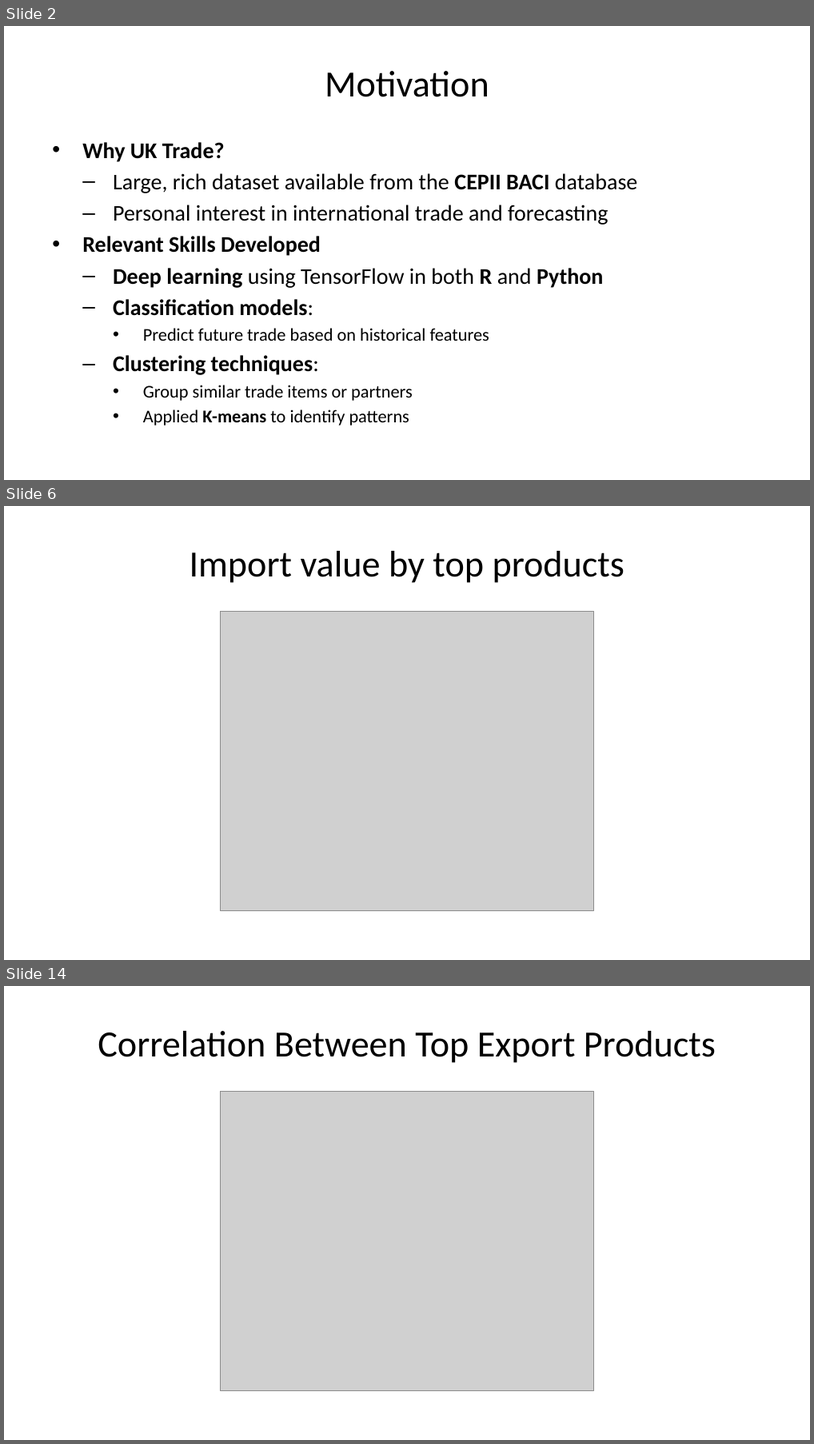
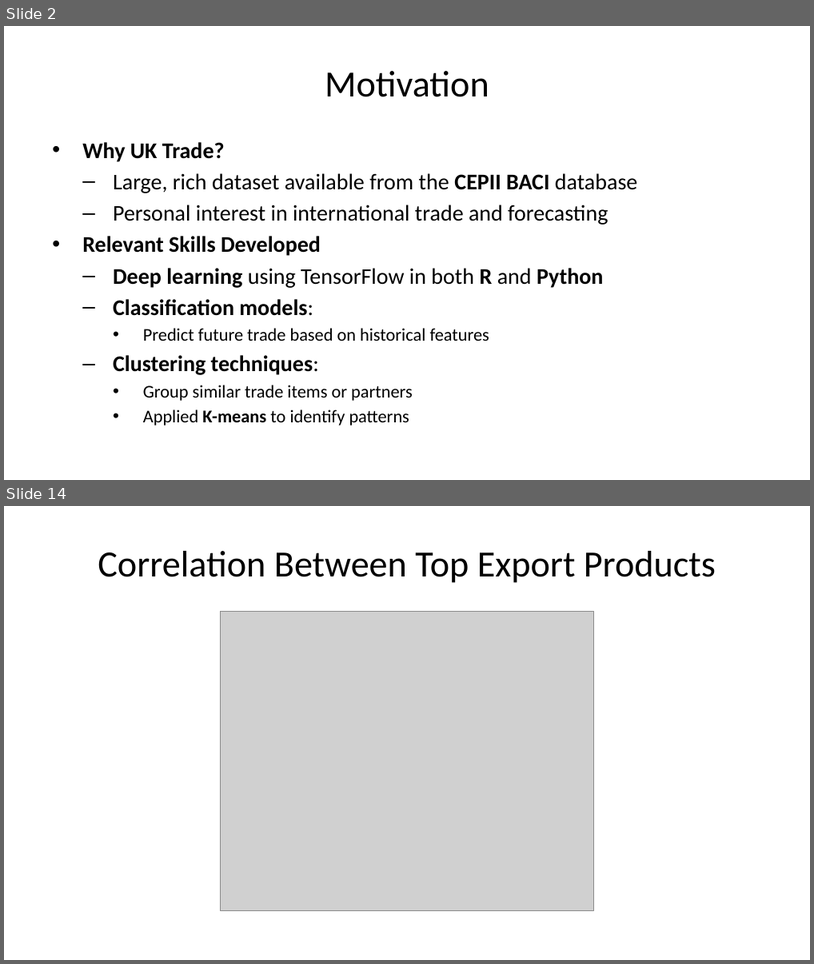
Before and after one commit to maxaus2002/ASSESSMENT-2-for-MAST7220, a slide deck: Presentation Report/Powerpoint.pptx. Shown one above the other, each under a label of ours: slides 2, 6 and 14 before the commit, slides 2 and 14 after it; the slides between them are not shown. The pictures are 814x1444 and 814x964 pixels, drawn with LibreOffice and Linux fonts; fonts in the diff are those of the drawing; grey boxes stand for pictures. Boxes give left, top, right and bottom in pixels: in the first picture for what was removed or moved away, otherwise in the second. Text is boxed around its words. In the diff, an @@ line names an element or a change of style, - is before the commit and + after.

```diff
--- a/Presentation Report/Powerpoint.pptx
+++ b/Presentation Report/Powerpoint.pptx
@@ slide 6 removed at (4, 506, 810, 960), background #FFFFFF @@
@@ title removed at (190, 551, 625, 583) @@
-Import value by top products
@@ picture removed at (220, 612, 594, 911) @@
```
Also in this commit, not shown: 7 slides changed, 11 slides added, 10 other slides removed, 1 other file.
